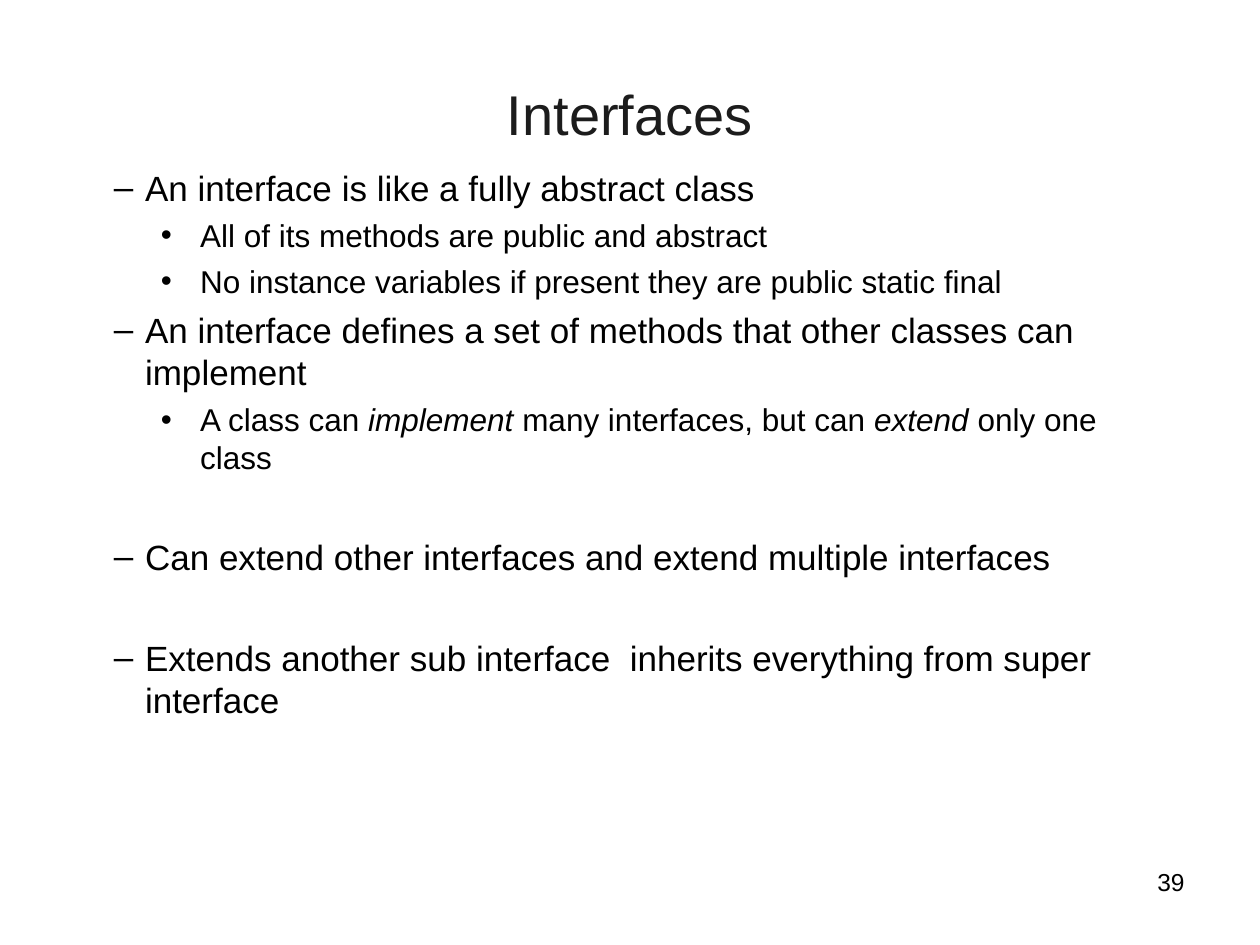
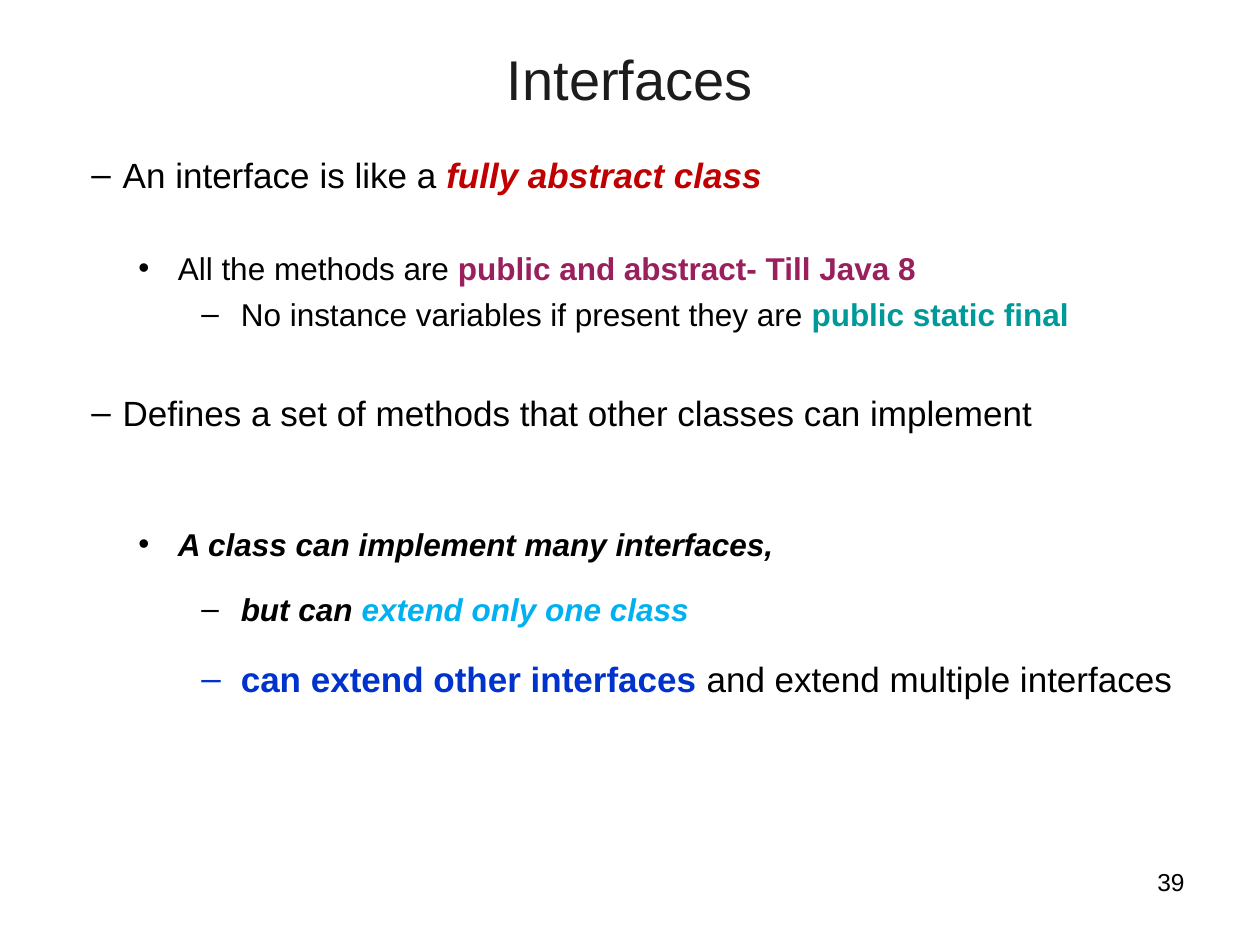
Before and after one commit to vatsanTraining/freshers_dec_2021, a slide deck: slide 39 of JavaModule_2_Excella.ppt. Drawn at 1260x945 pixels with LibreOffice and Linux fonts; fonts in the diff are those of the drawing; background and template pictures are left out. Boxes give left, top, right and bottom in pixels: in the first picture for what was removed or moved away, otherwise in the second. Text is boxed around its words. In the diff, an @@ line names an element or a change of style, - is before the commit and + after.

```diff
--- a/JavaModule_2_Excella.ppt
+++ b/JavaModule_2_Excella.ppt
@@ title "Interfaces": place and size @@
-title "Interfaces" at [507, 94, 753, 136]
+title "Interfaces" at [507, 59, 753, 101]
@@ text "An interface is like a ...": place and size @@
-text "An interface is like a ..." at [145, 175, 1097, 714]
+text "An interface is like a ..." at [123, 162, 1172, 699]
@@ text at [123, 162, 1069, 332]: text colour #000000 to #C00000, italic on in "fully abstract class"; bold on in "fully abstract class", "public static final"; text colour #000000 to #009999 in "public static final"; bullet • to –; list level 3 to 4 in "No instance variables if present ..." @@
@@ text at [178, 257, 916, 286]: text changed; text colour #000000 to #991F5D; bold on @@
-    • All of its methods are public and abstract
+    • All the methods are public and abstract- Till Java 8
@@ text at [123, 400, 1172, 699]: text changed; bold on @@
-  – An interface defines a set of methods that other classes can implement
-    • A class can implement many interfaces, but can extend only one class
-  – Can extend other interfaces and extend multiple interfaces
-  – Extends another sub interface inherits everything from super interface
+  – Defines a set of methods that other classes can implement
+    • A class can implement many interfaces,
+      – but can extend only one class
+      – can extend other interfaces and extend multiple interfaces
```
Also in this commit, not shown: 11 other slides changed, 16 slides added, 9 slides removed.
